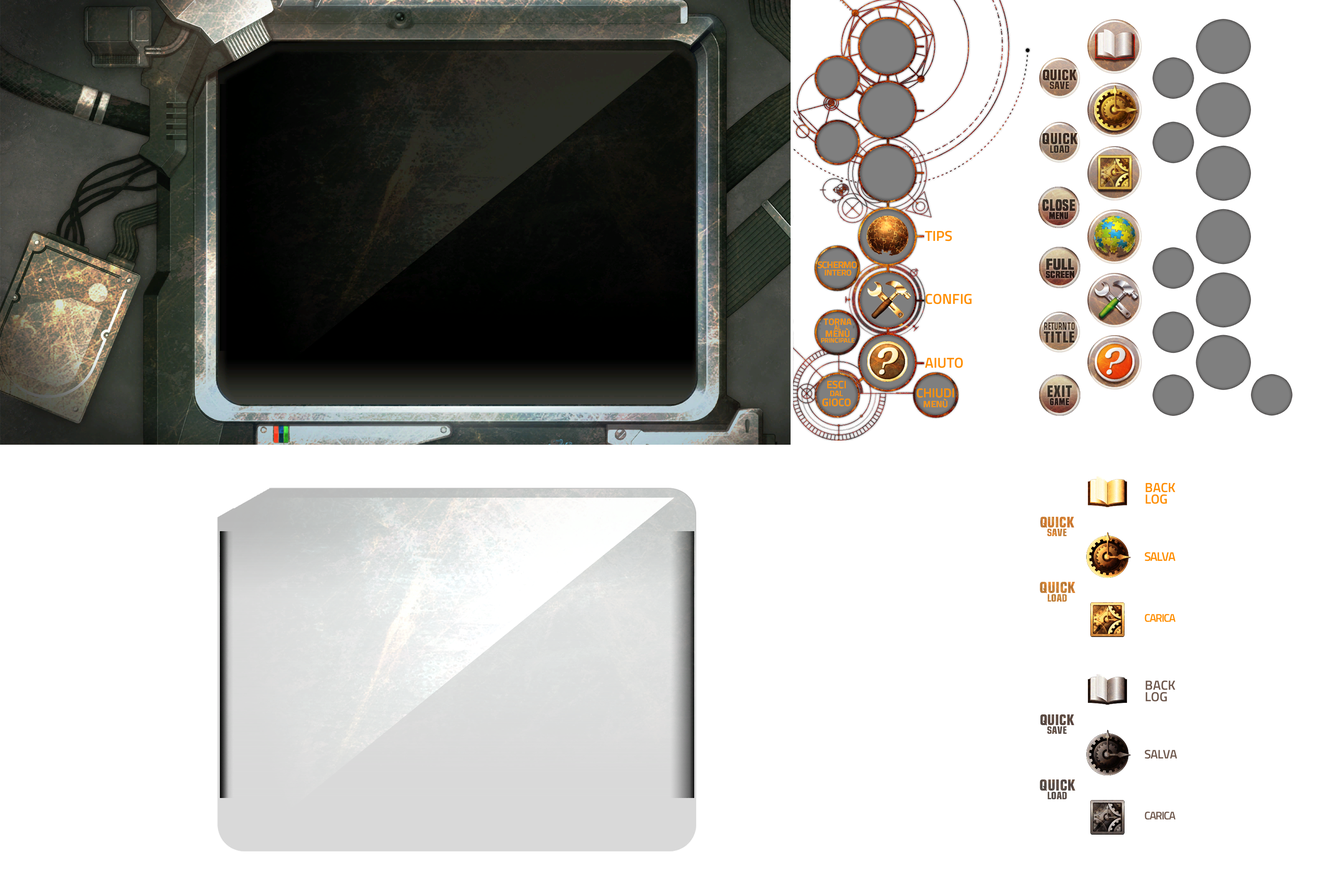
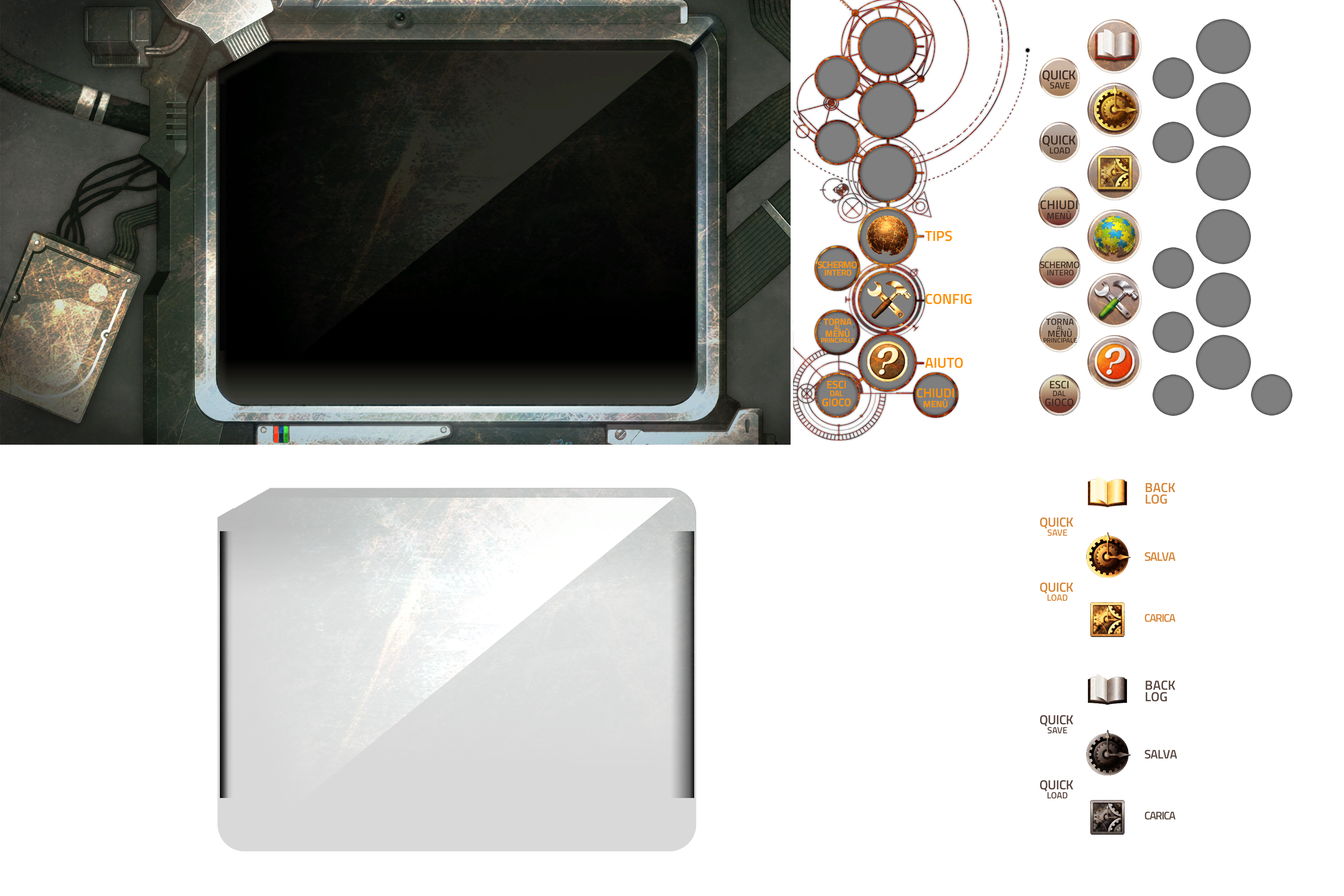
Two versions of the same layered image (1344px x 896px). Layer-by-layer changes:
painted on "MENUCHIP.dds" over 1039, 60, 1177, 820
